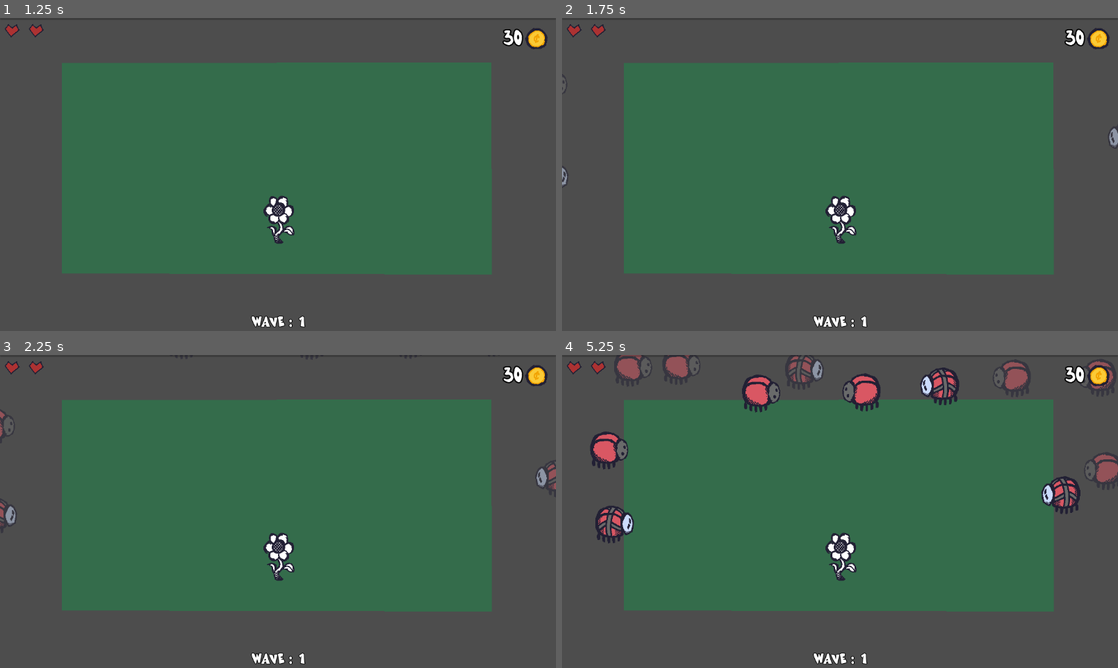
Above: before the commit, frames 1-4 (two rows, left to right).
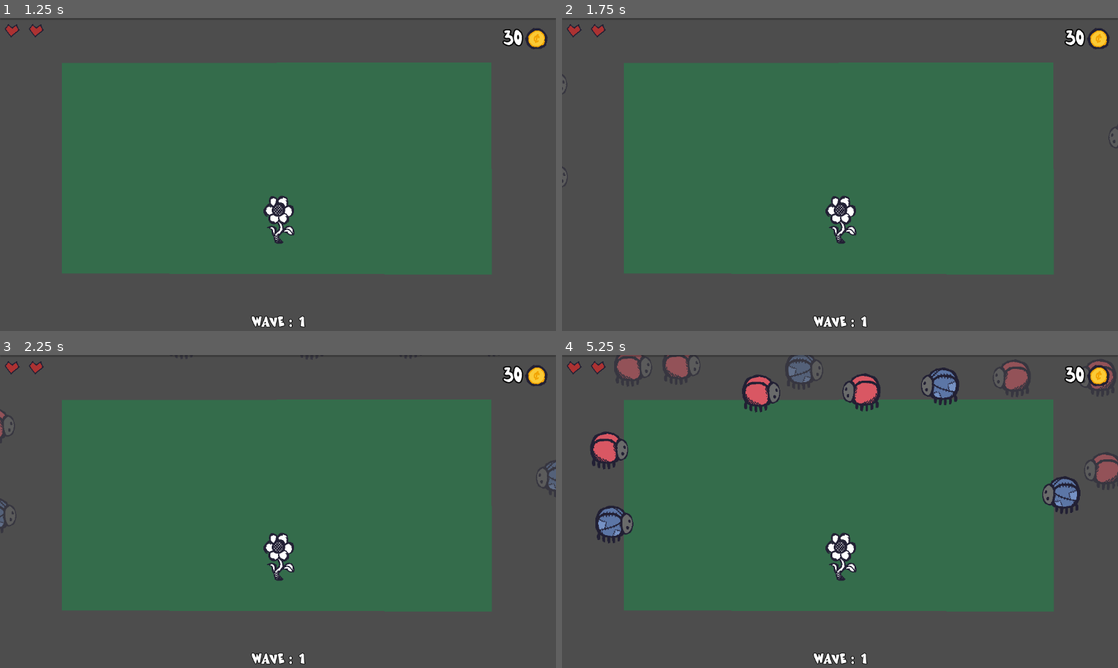
Above: after the commit, the same moments.

Repository: sh1ft15/secret
Game: Godot game, scene res://scenes/main.tscn
Two runs of this game, one before a commit and one after it. Both use one fixed random seed, a clock stepped at 60 frames per second and the inputs below.
Inputs (mouse positions are in pixels of both pictures, inside the frame that each line leads up to):
- Up to frame 1 (1.25 s): move the mouse to (400, 158) at 0.52 s; press the mouse at (400, 158) at 0.53 s
- Up to frame 2 (1.75 s): move the mouse to (728, 190) at 1.27 s; release the mouse at (728, 190) at 1.28 s; click (728, 190) at 1.35 s
- Up to frame 3 (2.25 s): move the mouse to (333, 442) at 2.02 s; press the mouse at (333, 442) at 2.03 s
- Up to frame 4 (5.25 s): move the mouse to (567, 426) at 2.77 s; release the mouse at (567, 426) at 2.78 s; click (567, 426) at 2.85 s; move the mouse to (584, 517) at 3.52 s; press the mouse at (584, 517) at 3.53 s; move the mouse to (1079, 486) at 4.27 s; release the mouse at (1079, 486) at 4.28 s; click (1079, 486) at 4.35 s; move the mouse to (628, 361) at 5.02 s; press the mouse at (628, 361) at 5.03 s

Frame 1 is identical in both runs. In frame 2, 0.1% of the frame differs, in the area x 0-100%, y 18-54%; in frame 3, 0.3%; in frame 4, 1.6%, in the area x 5-100%, y 0-58%.

Commit message:
Update enemy armor assets / Remove some upgrades

Diff:
--- a/scripts/upgrades_data.gd
+++ b/scripts/upgrades_data.gd
@@ -24,29 +24,34 @@
 		'desc': 'Shoot Amount +1',
 		'repeatable': 4,
 		'sprite': preload('res://sprites/heart.png')
-	},
-	{
-		'slug': 'upgrade_plank',
-		'desc': 'Increase Plank health by 1',
-		'repeatable': 5,
-		'sprite': preload('res://sprites/plank.png')
-	},
-	{
-		'slug': 'upgrade_cactus',
-		'desc': 'Increase Cactus health by 1',
-		'repeatable': 5,
-		'sprite': preload('res://sprites/cactus.png')
-	},
-	{
-		'slug': 'plank',
-		'desc': 'Can place a plank. It does nothing',
-		'repeatable': false,
-		'sprite': preload("res://sprites/plank.png")
-	},
-	{
-		'slug': 'cactus',
-		'desc': 'Can place a cactus. It hurt the bugs',
-		'repeatable': false,
-		'sprite': preload("res://sprites/cactus.png")
 	}
 ]
+
+'''
+
+{
+	'slug': 'plank',
+	'desc': 'Can place a plank. It does nothing',
+	'repeatable': false,
+	'sprite': preload("res://sprites/plank.png")
+},
+{
+	'slug': 'cactus',
+	'desc': 'Can place a cactus. It hurt the bugs',
+	'repeatable': false,
+	'sprite': preload("res://sprites/cactus.png")
+},
+{
+	'slug': 'upgrade_plank',
+	'desc': 'Increase Plank health by 1',
+	'repeatable': 5,
+	'sprite': preload('res://sprites/plank.png')
+},
+{
+	'slug': 'upgrade_cactus',
+	'desc': 'Increase Cactus health by 1',
+	'repeatable': 5,
+	'sprite': preload('res://sprites/cactus.png')
+}
+
+'''
Binary file changed: sprites/enemy_armored-Sheet.png
